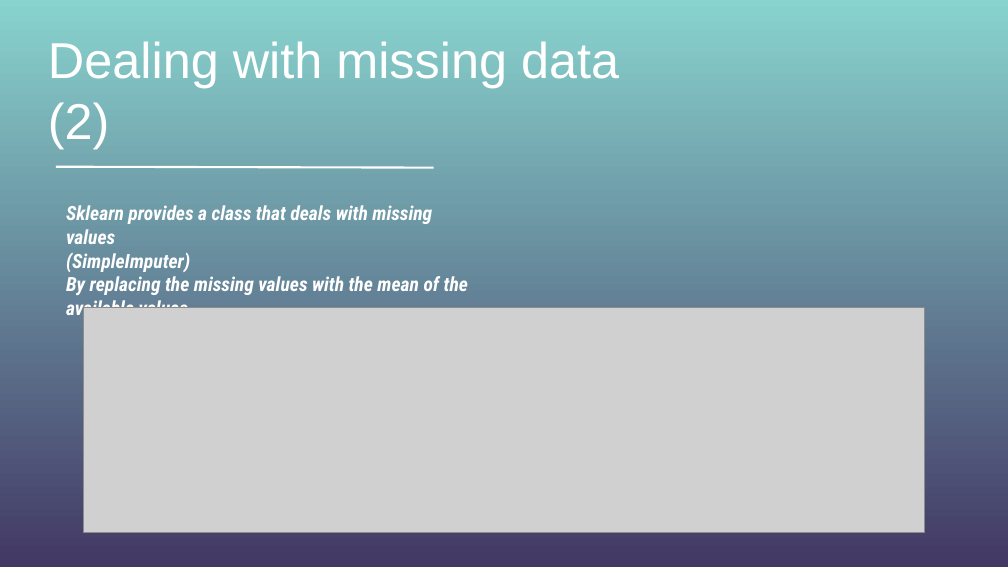
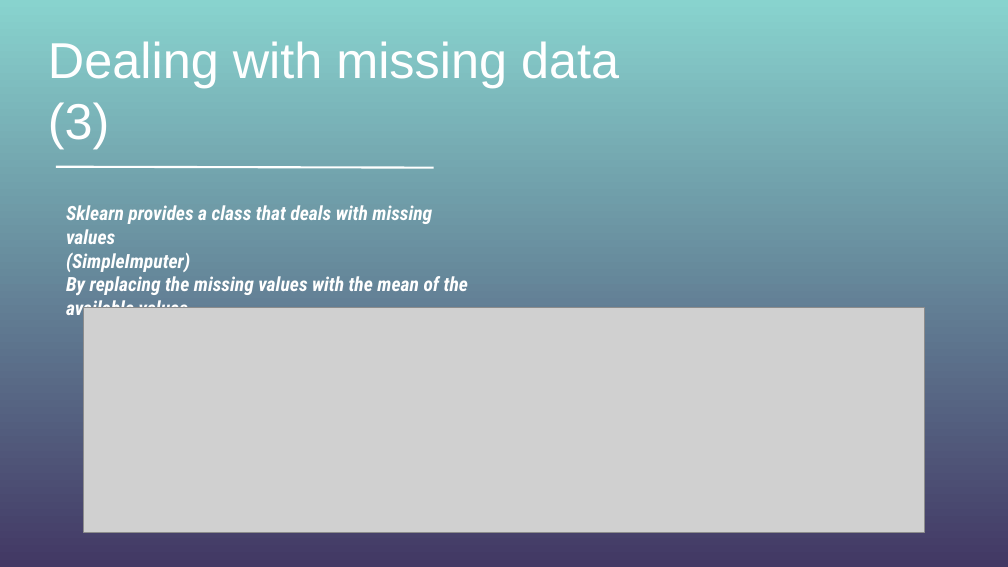
Before and after one commit to Amrmohamed090/Diabetes-Detection-treeClassifier, a slide deck: slide 29 of team 25.pptx (slide 25 before the commit). Drawn at 1008x567 pixels with LibreOffice and Linux fonts; fonts in the diff are those of the drawing; grey boxes stand for pictures. Boxes give left, top, right and bottom in pixels: in the first picture for what was removed or moved away, otherwise in the second. Text is boxed around its words. In the diff, an @@ line names an element or a change of style, - is before the commit and + after.

Commit message:
powerpoint update

```diff
--- a/team 25.pptx
+++ b/team 25.pptx
@@ title at box(48, 41, 619, 149): text changed @@
-Dealing with missing data (2)
+Dealing with missing data (3)
```
Also in this commit, not shown: 2 other slides changed, 1 slide added.
